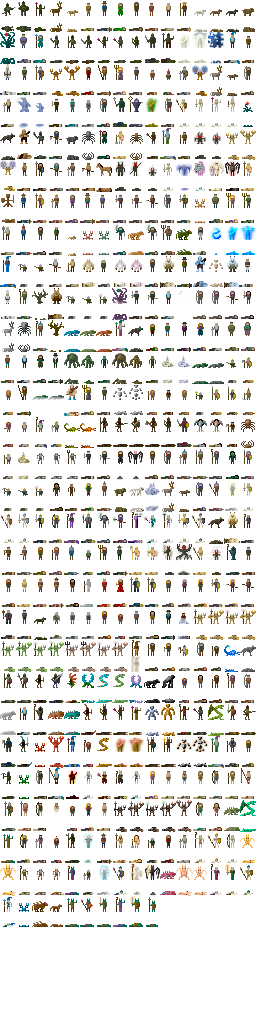
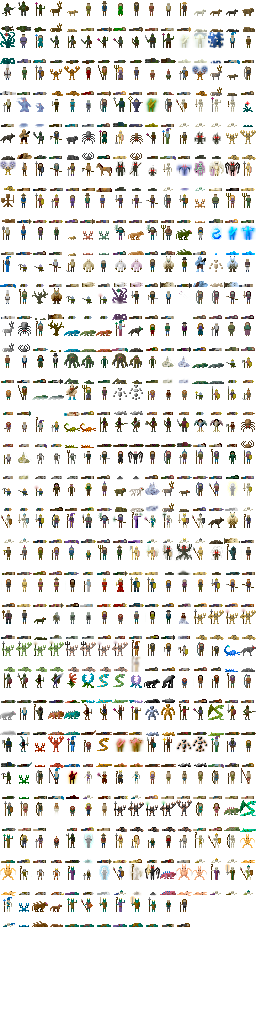
Two versions of the same layered image (256 x 1024). Layer-by-layer changes:
painted on "Background" over [162, 899, 190, 927]
